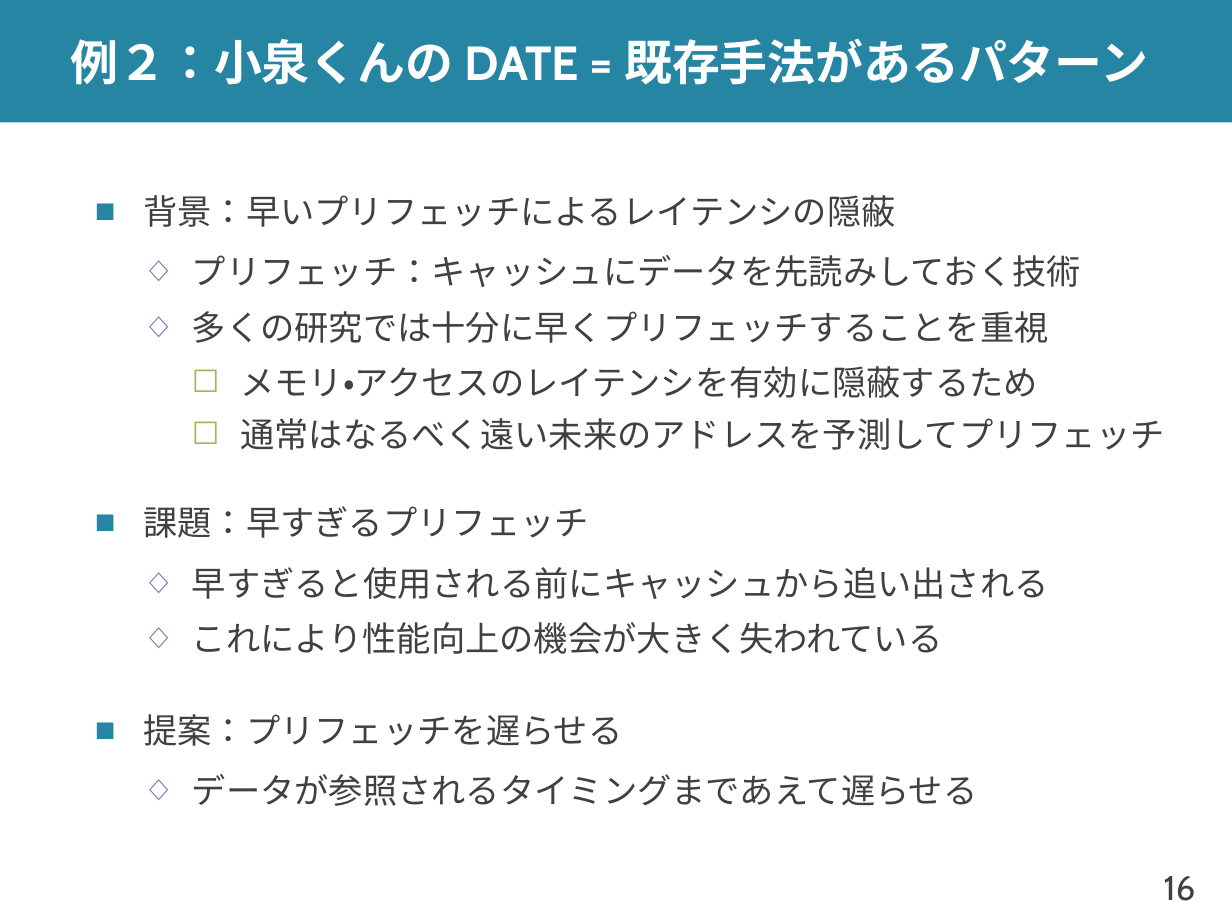
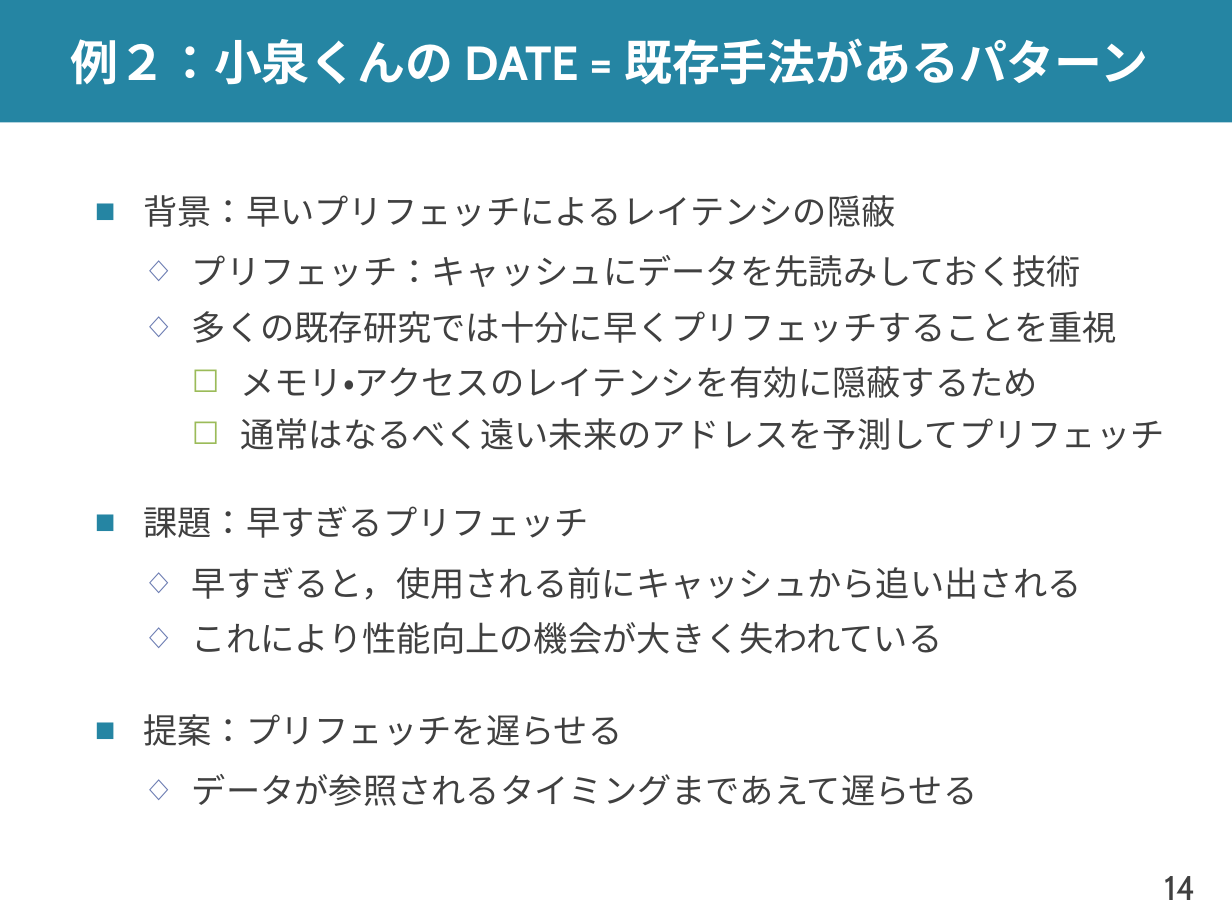
Before and after one commit to shioya-lab/how-to, a slide deck: slide 14 of plot.pptx (slide 16 before the commit). Drawn at 1232x924 pixels with LibreOffice and Linux fonts; fonts in the diff are those of the drawing. Boxes give left, top, right and bottom in pixels: in the first picture for what was removed or moved away, otherwise in the second. Text is boxed around its words. In the diff, an @@ line names an element or a change of style, - is before the commit and + after.

Commit message:
plot を v10 に
例の追加と営利，チェックリストの追加

```diff
--- a/plot.pptx
+++ b/plot.pptx
@@ text at bbox=[192, 311, 1117, 343]: text changed @@
-  ◇ 多くの研究では十分に早くプリフェッチすることを重視
+  ◇ 多くの既存研究では十分に早くプリフェッチすることを重視
@@ text at bbox=[192, 567, 1082, 600]: text changed @@
-  ◇ 早すぎると使用される前にキャッシュから追い出される
+  ◇ 早すぎると，使用される前にキャッシュから追い出される
@@ page number at bbox=[1164, 876, 1195, 900]: text changed @@
-16
+14
```
Also in this commit, not shown: 14 other slides changed, 1 slide added, 1 other file.
